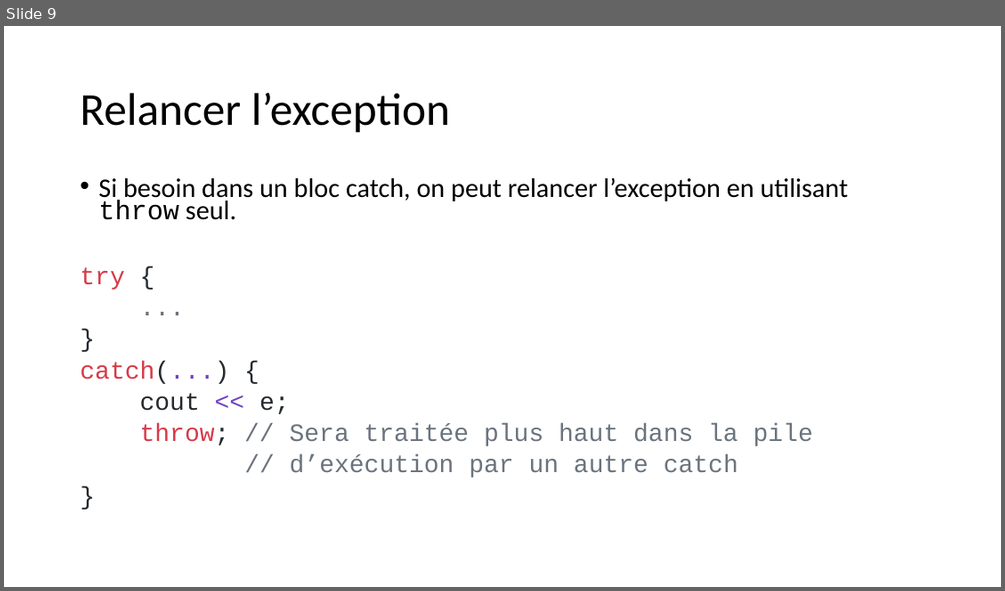
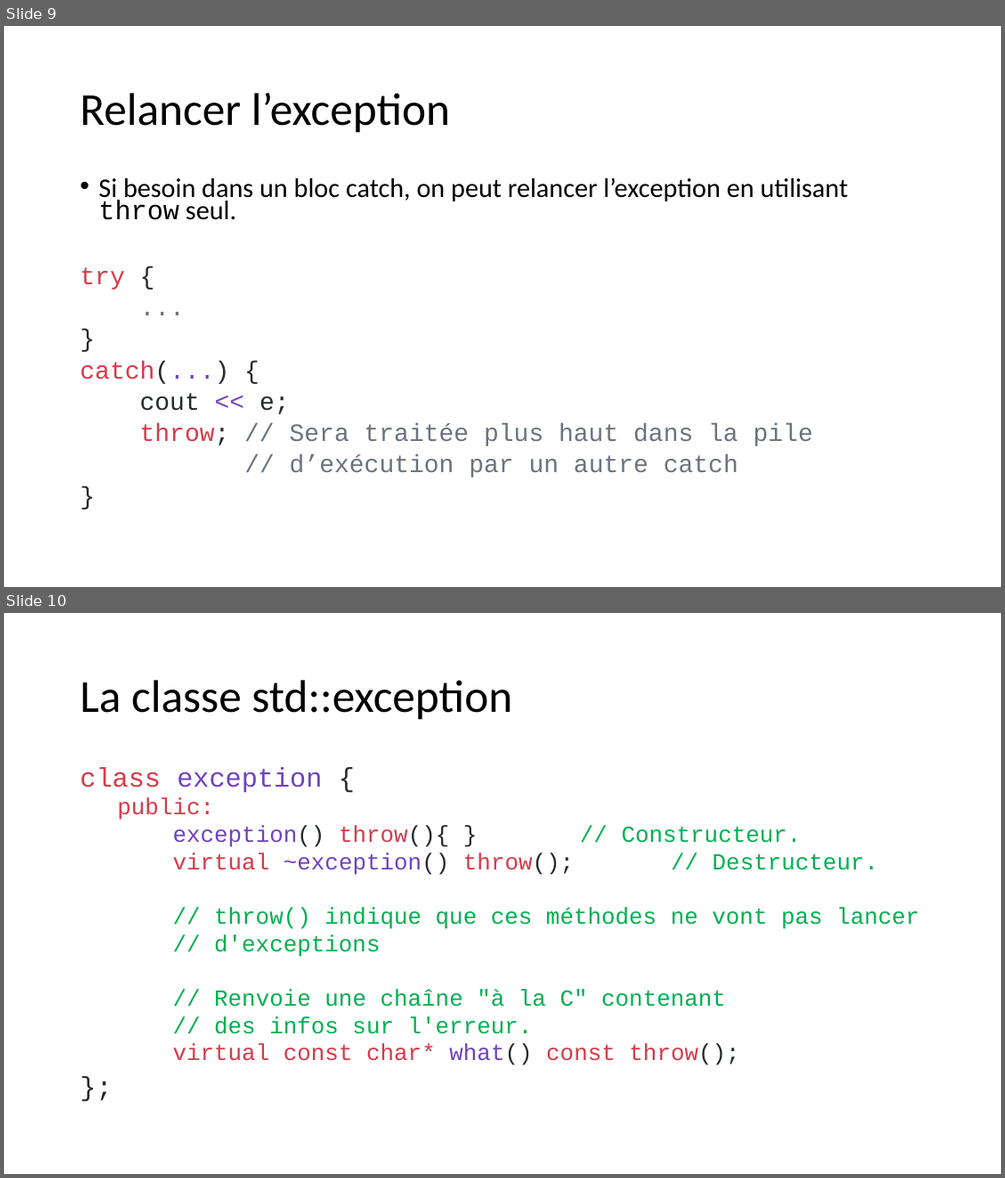
Before and after one commit to beerserker/BTS2, a slide deck: 02_CPP/03_Exceptions/bts2_exceptions.pptx. Shown one above the other, each under a label of ours: slide 9 before the commit, slides 9 and 10 after it. The pictures are 1005x591 and 1005x1178 pixels, drawn with LibreOffice and Linux fonts; fonts in the diff are those of the drawing. Boxes give left, top, right and bottom in pixels: in the first picture for what was removed or moved away, otherwise in the second. Text is boxed around its words. In the diff, an @@ line names an element or a change of style, - is before the commit and + after.

Commit message:
exceptions v2

```diff
--- a/02_CPP/03_Exceptions/bts2_exceptions.pptx
+++ b/02_CPP/03_Exceptions/bts2_exceptions.pptx
@@ slide 10 added at box(4, 613, 1001, 1174), background #FFFFFF @@
@@ title added at box(80, 680, 512, 720), 44 pt, text #000000 @@
+La classe std::exception
@@ text added at box(80, 767, 919, 1065), 22.2 pt, text #00B050 @@
+class exception {
+  public:
+  exception() throw(){ } // Constructeur.
+  virtual ~exception() throw(); // Destructeur.
+  // throw() indique que ces méthodes ne vont pas lancer
+  // d'exceptions
+  // Renvoie une chaîne "à la C" contenant
+  // des infos sur l'erreur.
+  virtual const char* what() const throw();
+};
```
Also in this commit, not shown: 4 other slides added, 1 other file.
